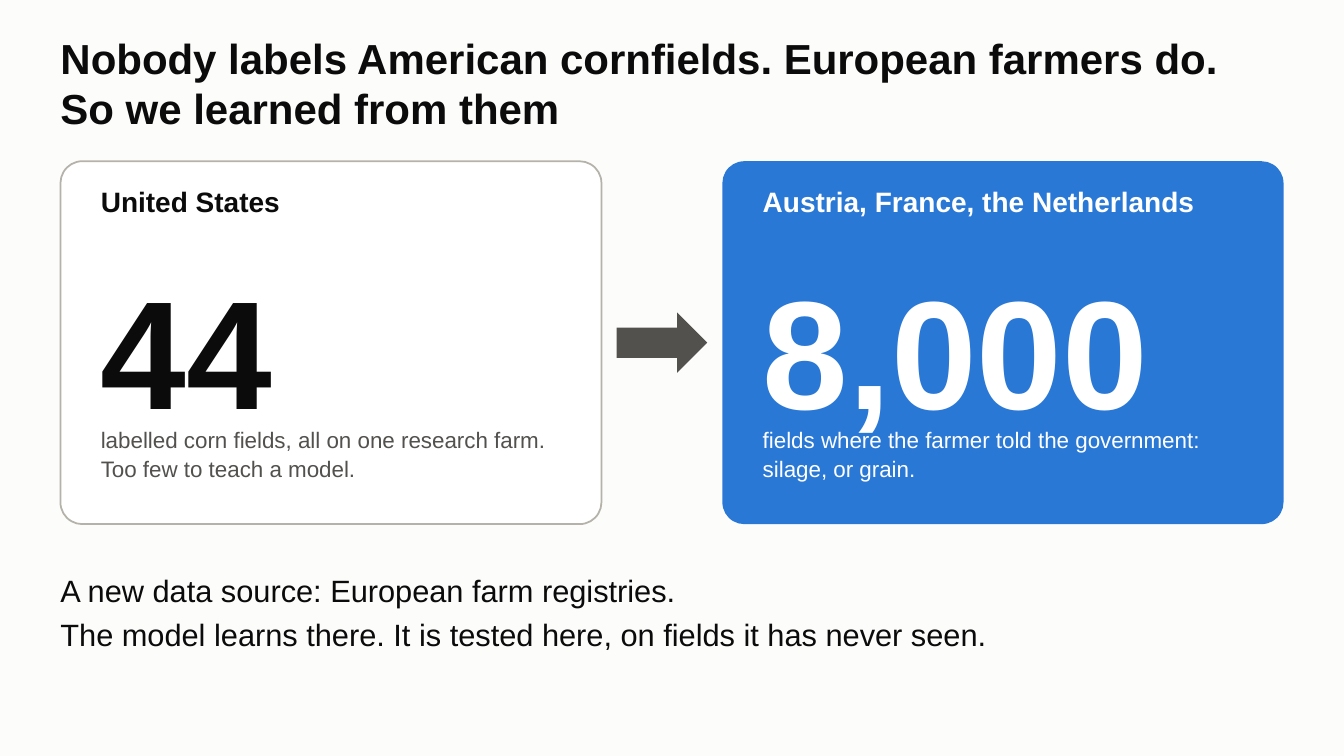
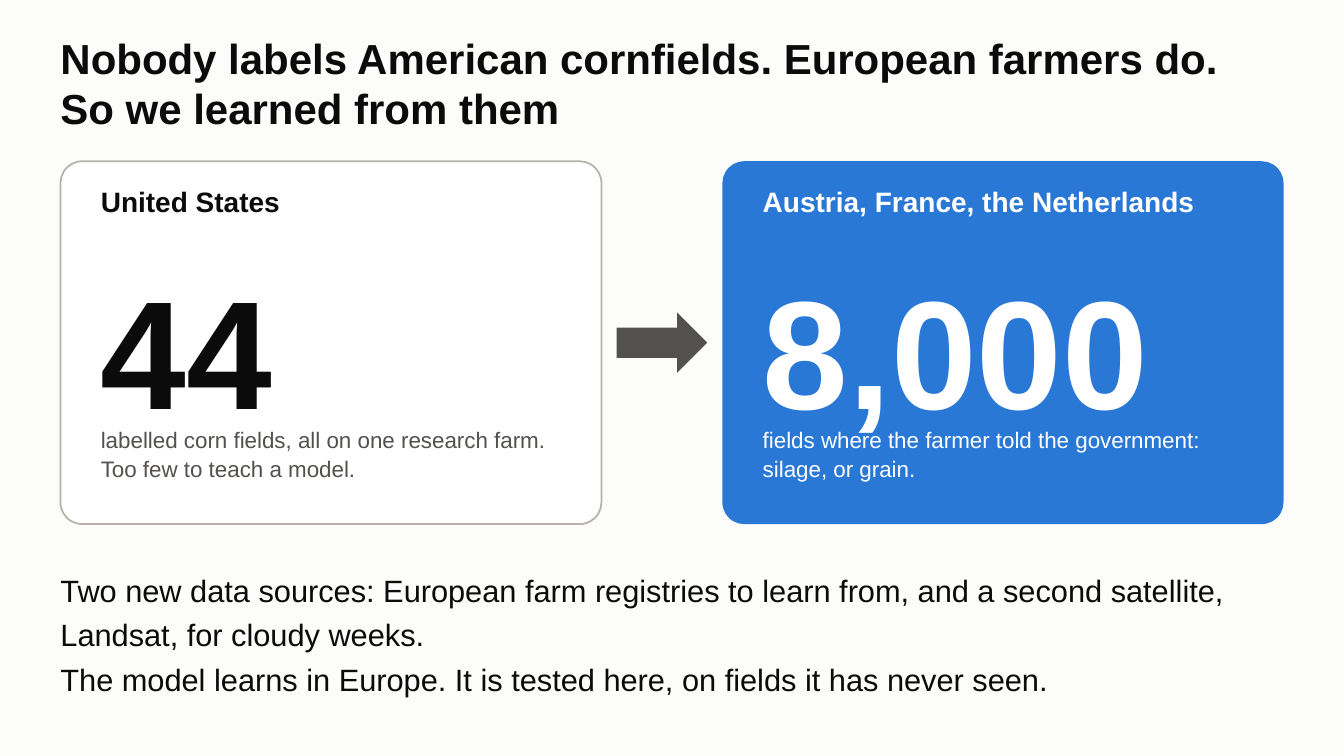
Before and after one commit to ChenSiyun1234/FieldVision, a slide deck: slide 2 of handoff/presentation/FieldVision_model_story.pptx. Drawn at 1344x756 pixels with LibreOffice and Linux fonts; fonts in the diff are those of the drawing. Boxes give left, top, right and bottom in pixels: in the first picture for what was removed or moved away, otherwise in the second. Text is boxed around its words. In the diff, an @@ line names an element or a change of style, - is before the commit and + after.

Commit message:
Deck and hand-over page: Landsat as the second satellite, the update of USDA's last figure on the eight seen counties

```diff
--- a/handoff/presentation/FieldVision_model_story.pptx
+++ b/handoff/presentation/FieldVision_model_story.pptx
@@ text at (x1=60, y1=579, x2=1224, y2=696): text changed @@
-A new data source: European farm registries.
-The model learns there. It is tested here, on fields it has never seen.
+Two new data sources: European farm registries to learn from, and a second satellite, Landsat, for cloudy weeks.
+The model learns in Europe. It is tested here, on fields it has never seen.
```
Also in this commit, not shown: 5 other slides changed, 1 slide added, 2 other files.
